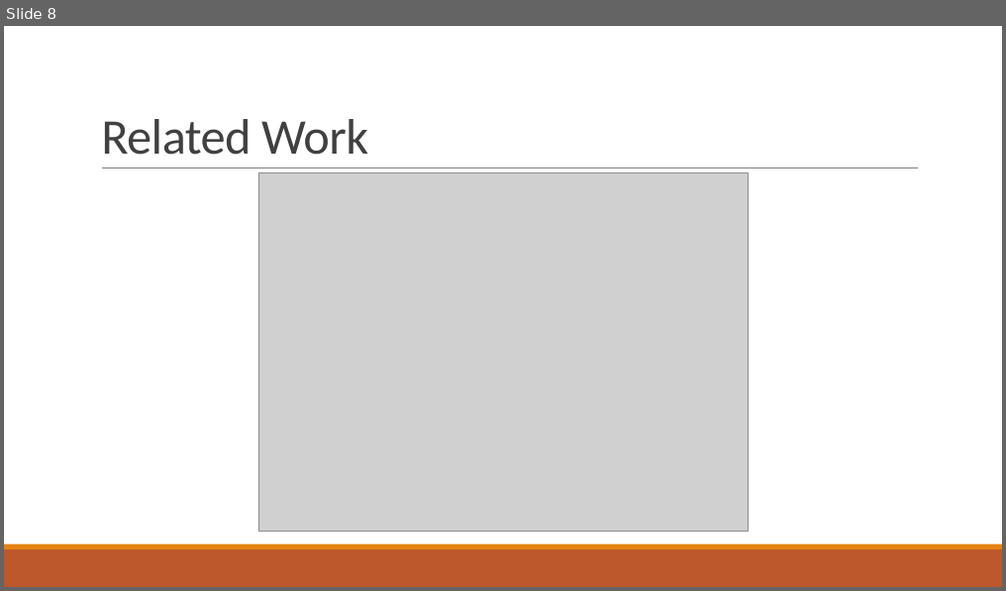
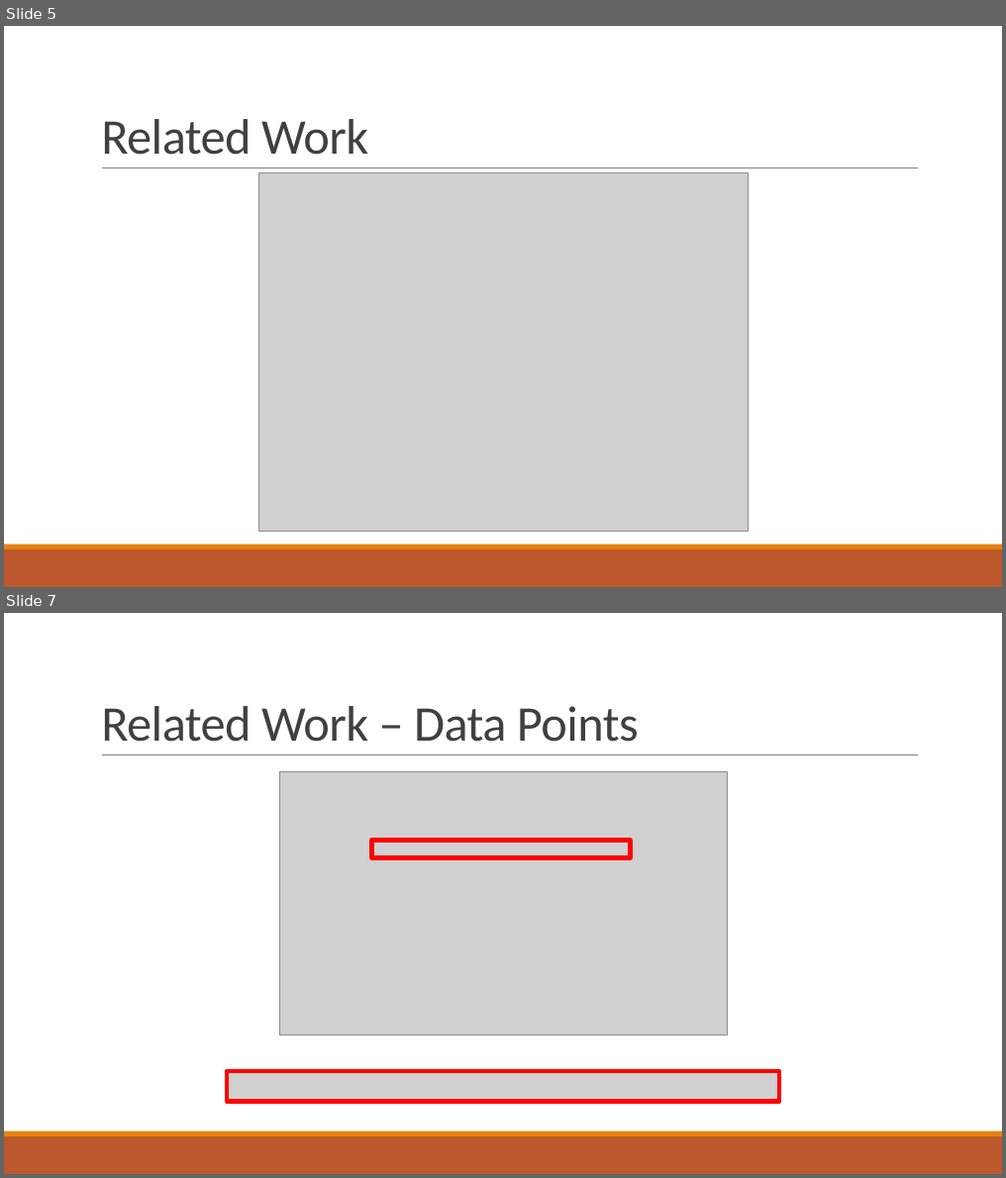
Before and after one commit to npalacio/School, a slide deck: Capstone/Presentation/CapstoneProposal.pptx. Shown one above the other, each under a label of ours: slide 8 before the commit, slides 5 and 7 after it; the slides between them are not shown. The pictures are 1006x591 and 1006x1178 pixels, drawn with LibreOffice and Linux fonts; fonts in the diff are those of the drawing; grey boxes stand for pictures. Boxes give left, top, right and bottom in pixels: in the first picture for what was removed or moved away, otherwise in the second. Text is boxed around its words. In the diff, an @@ line names an element or a change of style, - is before the commit and + after.

```diff
--- a/Capstone/Presentation/CapstoneProposal.pptx
+++ b/Capstone/Presentation/CapstoneProposal.pptx
@@ slide 7 added at (4,613,1002,1174), background #FFFFFF; not listed: 3 template elements that a slide beside it also shows @@
@@ title added at (101,706,639,742), 48 pt, text #404040 @@
+Related Work – Data Points
@@ picture added at (279,772,727,1036) @@
@@ rectangle added at (372,841,631,859), outline #FF0000 4.5 pt @@
@@ picture added at (227,1071,779,1102) @@
@@ rectangle added at (227,1071,779,1102), outline #FF0000 4.5 pt @@
@@ what was slide 8 is now slide 5 @@
```
Also in this commit, not shown: 9 slides changed, 7 other slides added, 3 slides removed, 1 other file.
